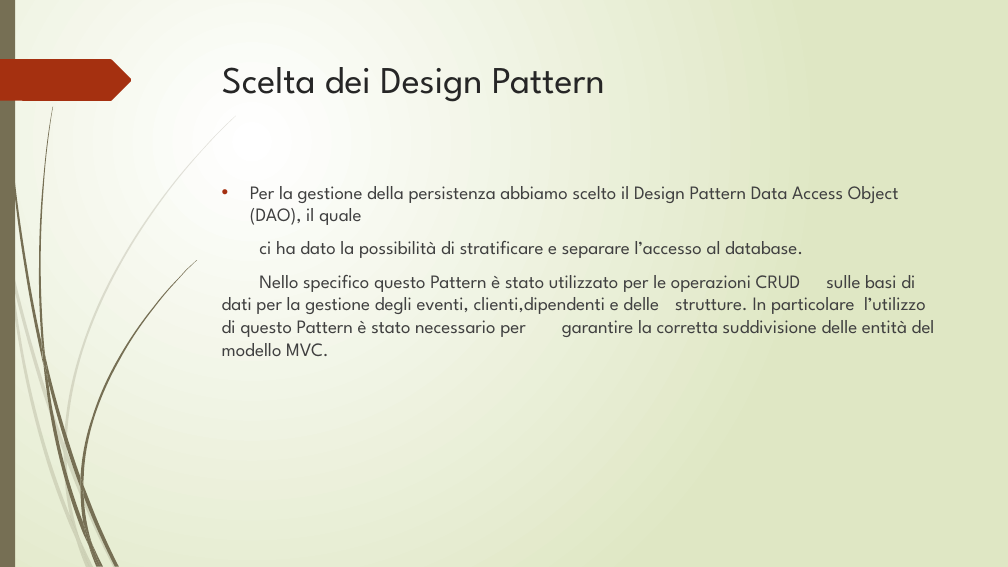
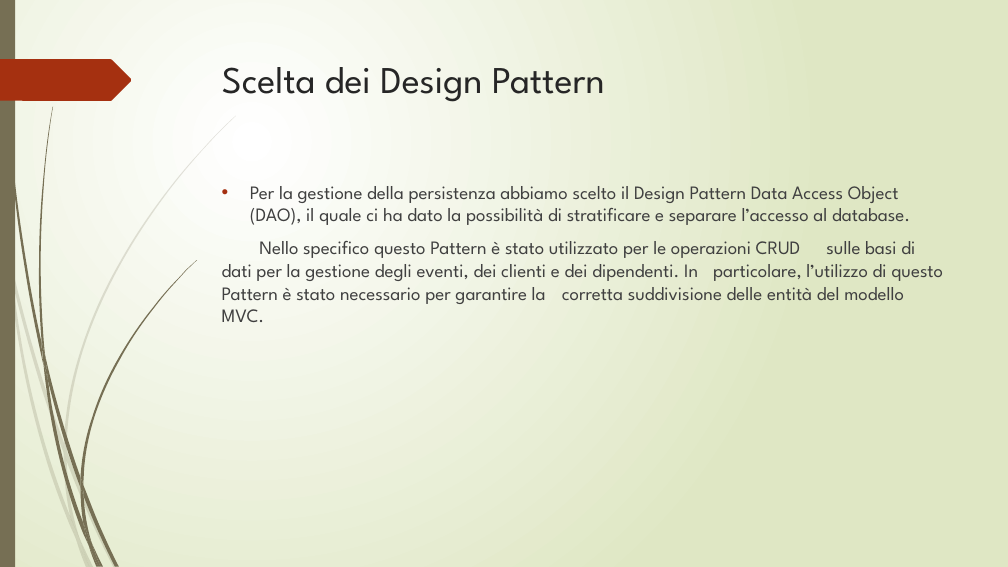
Before and after one commit to JimMinor/EventManager, a slide deck: slide 5 of Progetto/Presentazione/Nuovo Presentazione di Microsoft PowerPoint.pptx. Drawn at 1008x567 pixels with LibreOffice and Linux fonts; fonts in the diff are those of the drawing. Boxes give left, top, right and bottom in pixels: in the first picture for what was removed or moved away, otherwise in the second. Text is boxed around its words. In the diff, an @@ line names an element or a change of style, - is before the commit and + after.

```diff
--- a/Progetto/Presentazione/Nuovo Presentazione di Microsoft PowerPoint.pptx
+++ b/Progetto/Presentazione/Nuovo Presentazione di Microsoft PowerPoint.pptx
@@ text at <box>222,186,943,322</box>: text changed @@
-• Per la gestione della persistenza abbiamo scelto il Design Pattern Data Access Object (DAO), il quale
-ci ha dato la possibilità di stratificare e separare l’accesso al database.
-Nello specifico questo Pattern è stato utilizzato per le operazioni CRUD sulle basi di dati per la gestione degli eventi, clienti,dipendenti e delle strutture. In particolare l’utilizzo di questo Pattern è stato necessario per garantire la corretta suddivisione delle entità del modello MVC.
+• Per la gestione della persistenza abbiamo scelto il Design Pattern Data Access Object (DAO), il quale ci ha dato la possibilità di stratificare e separare l’accesso al database.
+Nello specifico questo Pattern è stato utilizzato per le operazioni CRUD sulle basi di dati per la gestione degli eventi, dei clienti e dei dipendenti. In particolare, l’utilizzo di questo Pattern è stato necessario per garantire la corretta suddivisione delle entità del modello MVC.
```
Also in this commit, not shown: 2 other slides changed.
